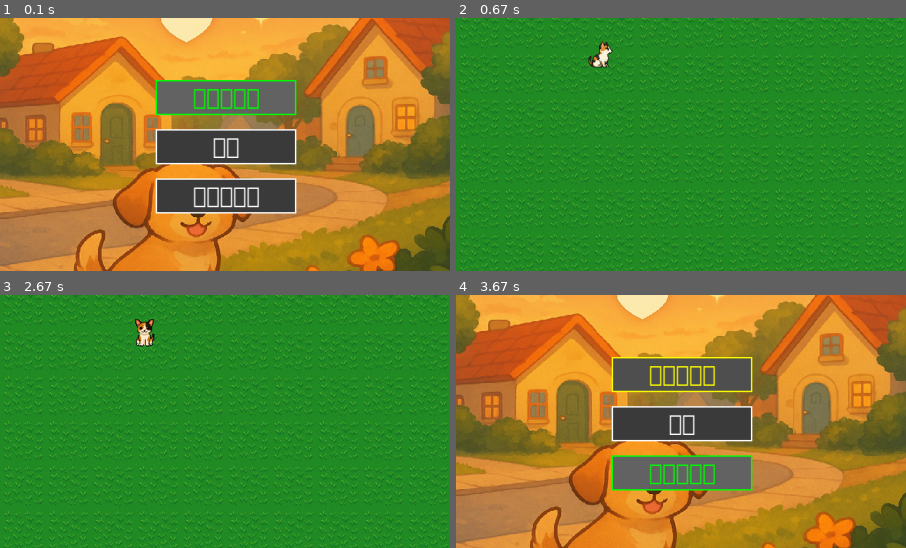
Above: before the commit, frames 1-4 (two rows, left to right).
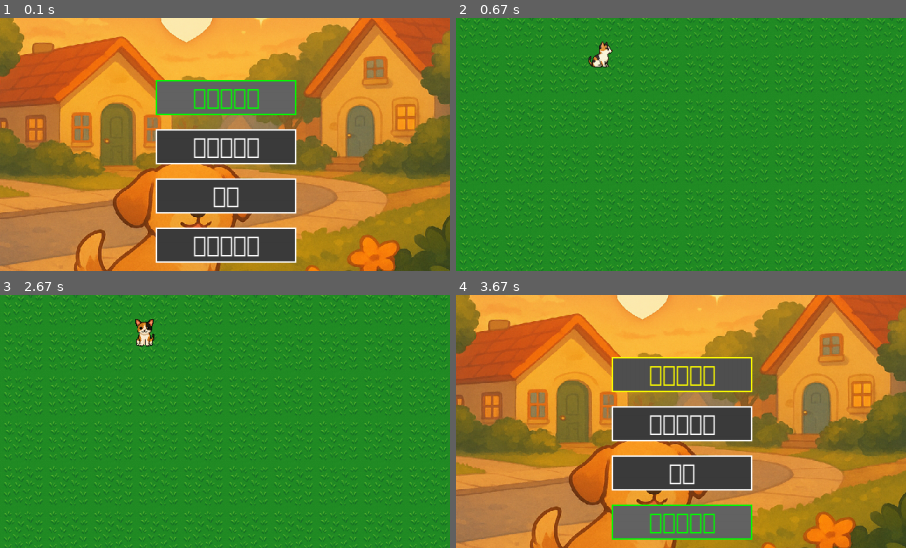
Above: after the commit, the same moments.

Repository: yuichi1000/mystery-pet-rescue
Game: pygame game, started from main.py
Two runs of this game, one before a commit and one after it. Both use one fixed random seed, a clock stepped at 60 frames per second and the inputs below.
Inputs (mouse positions are % of the whole screen's width and height, from its top left):
- Up to frame 1 (0.1 s): no input
- Up to frame 2 (0.67 s): click "ゲーム開始" at 0.38 s
- Up to frame 3 (2.67 s): hold S 0.67-1.13 s; move the mouse to (48, 62) at 0.7 s; hold A 1.17-1.57 s; hold W 1.6-1.97 s; tap 6 at 1.75 s; hold D 2-2.63 s; tap T at 2.15 s
- Up to frame 4 (3.67 s): hold S 2.67-3.03 s; hold Esc 3.07-3.53 s; hold A 3.07-3.53 s; tap 6 at 3.22 s; hold Up from 3.57 s (still down)
The pictures show only the part of the screen within x 25-75%, y 38-88%; the shares and areas given below are measured in that part.

The runs differ from the first frame. In frame 1, 5.8% of the frame differs, in the area x 34-66%, y 47-97%; in frame 2, nothing differs; in frame 3, nothing differs; in frame 4, 9.5%.

Commit message:
ペット図鑑システム復元とUI修正
- メニューにペット図鑑ボタンを追加
- PetCollectionシステムをゲームに統合
- PetInfoクラスの互換性問題を修正
- pygame_guiの依存関係問題を解決
- ペット図鑑UIをデモと同じシンプル表示に変更
- 既存部品を使用する正しい設計に修正

Diff:
--- a/src/core/game_flow.py
+++ b/src/core/game_flow.py
@@ -80,6 +80,11 @@
                 self.game_result = self._collect_game_result(game_scene)
             self.scenes["result"] = ResultScene(self.screen, self.game_result)
 
+        elif scene_name == "pet_collection":
+            # ペット図鑑シーン（デモで動作していた機能）
+            from src.scenes.pet_collection_scene import PetCollectionScene
+            self.scenes["pet_collection"] = PetCollectionScene(self.screen)
+
         elif scene_name == "menu":
             # メニューシーンは既に作成済み
             pass
--- a/src/entities/player.py
+++ b/src/entities/player.py
@@ -107,37 +107,47 @@
             keys_pressed: pygame.key.get_pressed()の戻り値
         """
         """
-        入力処理 - Phase 1: 基本移動のみ
+        入力処理 - デモと同じ機能を全て実装
 
         Args:
             keys_pressed: pygame.key.get_pressed()の戻り値
         """
-        # Phase 1: 基本移動のみ実装
+        # 移動入力をリセット
         self.velocity_x = 0
         self.velocity_y = 0
         self.is_moving = False
 
-        # 基本速度（走行は後のPhaseで実装）
-        speed = self.stats.speed
-
-        # 4方向移動（最小限の実装）
-        if keys_pressed[pygame.K_a]:
+        # 走行判定（デモと同じ）
+        self.is_running = keys_pressed[pygame.K_LSHIFT] and self.stats.stamina > 0
+
+        # 移動速度決定（デモと同じ）
+        speed = self.stats.run_speed if self.is_running else self.stats.speed
+
+        # WASD + 矢印キー対応（デモと同じ）
+        if keys_pressed[pygame.K_a] or keys_pressed[pygame.K_LEFT]:
             self.velocity_x = -speed
             self.direction = Direction.LEFT
             self.is_moving = True
-        elif keys_pressed[pygame.K_d]:
+
+        if keys_pressed[pygame.K_d] or keys_pressed[pygame.K_RIGHT]:
             self.velocity_x = speed
             self.direction = Direction.RIGHT
             self.is_moving = True
 
-        if keys_pressed[pygame.K_w]:
+        if keys_pressed[pygame.K_w] or keys_pressed[pygame.K_UP]:
             self.velocity_y = -speed
             self.direction = Direction.UP
             self.is_moving = True
-        elif keys_pressed[pygame.K_s]:
+
+        if keys_pressed[pygame.K_s] or keys_pressed[pygame.K_DOWN]:
             self.velocity_y = speed
             self.direction = Direction.DOWN
             self.is_moving = True
+
+        # 斜め移動の速度調整（デモと同じ）
+        if self.velocity_x != 0 and self.velocity_y != 0:
+            self.velocity_x *= 0.707  # 1/√2
+            self.velocity_y *= 0.707
 
         # 斜め移動の速度調整
         if self.velocity_x != 0 and self.velocity_y != 0:
--- a/src/scenes/game.py
+++ b/src/scenes/game.py
@@ -11,8 +11,10 @@
 from src.entities.pet import Pet, PetData, PetType
 from src.systems.puzzle_system import PuzzleSystem
 from src.systems.map_system import MapSystem
+from src.systems.pet_collection import PetCollection
 from src.ui.game_ui import GameUI, NotificationType, QuickSlotItem
 from src.ui.puzzle_ui import PuzzleUI
+from src.ui.pet_collection_ui import PetCollectionUI
 from src.utils.asset_manager import get_asset_manager
 from src.utils.font_manager import get_font_manager
 
@@ -59,6 +61,11 @@
         self.puzzle_system = PuzzleSystem()
         self.puzzle_ui = PuzzleUI(self.screen, self.puzzle_system)
         self.current_puzzle = None
+
+        # ペット図鑑システム初期化（デモで動作していた機能）
+        self.pet_collection = PetCollection()
+        self.pet_collection_ui = PetCollectionUI(self.screen)
+        self.show_pet_collection = False
 
         # UI初期化
         self.game_ui = GameUI(self.screen)
@@ -156,6 +163,15 @@
                     self.game_ui.add_notification("ゲーム一時停止", NotificationType.INFO)
                 else:
                     self.game_ui.add_notification("ゲーム再開", NotificationType.INFO)
+
+            elif event.key == pygame.K_c:
+                # ペット図鑑表示切り替え（デモと同じ）
+                if self.show_pet_collection:
+                    self.pet_collection_ui.hide()
+                    self.show_pet_collection = False
+                else:
+                    self.pet_collection_ui.show()
+                    self.show_pet_collection = True
 
         elif event.type == pygame.USEREVENT + 1:
             # ゲーム完了タイマー
@@ -247,6 +263,10 @@
         }
         self.game_ui.draw(player_stats, [], (self.player.x, self.player.y))
 
+        # ペット図鑑描画（既存のUIクラスを使用）
+        if self.show_pet_collection:
+            self.pet_collection_ui.draw(self.pet_collection.get_collected_pets())
+
         # ポーズ表示
         if self.paused:
             self._draw_pause_overlay(surface)
@@ -296,6 +316,8 @@
             # ペットを救出リストに追加
             if pet.data.pet_id not in self.pets_rescued:
                 self.pets_rescued.append(pet.data.pet_id)
+                # ペット図鑑に追加（デモで動作していた機能）
+                self.pet_collection.add_pet(pet.data)
                 self.game_ui.add_notification("ペットを救出しました！", NotificationType.SUCCESS)
         self.game_ui.add_notification(f"{pet.data.name}を見つけました！", NotificationType.INFO)
 
@@ -305,6 +327,11 @@
             pet_id = self.current_puzzle.get('pet_id')
             if pet_id:
                 self.pets_rescued.append(pet_id)
+                # ペット図鑑に追加（デモで動作していた機能）
+                for pet in self.pets:
+                    if pet.data.pet_id == pet_id:
+                        self.pet_collection.add_pet(pet.data)
+                        break
                 self.game_ui.add_notification("ペットを救出しました！", NotificationType.SUCCESS)
 
                 # フローマネージャーに通知
--- a/src/scenes/menu.py
+++ b/src/scenes/menu.py
@@ -80,6 +80,7 @@
         # メニューアイテムを作成
         menu_data = [
             ("ゲーム開始", "game"),
+            ("ペット図鑑", "pet_collection"),  # デモで動作していた機能
             ("設定", "settings"),
             ("ゲーム終了", "quit")
         ]
--- a/src/scenes/pet_collection_scene.py
+++ b/src/scenes/pet_collection_scene.py
@@ -58,4 +58,4 @@
 
         # UIを描画
         self.ui_manager.draw_ui(surface)
-        self.pet_collection_ui.draw(surface)
+        self.pet_collection_ui.draw([])
--- a/src/systems/pet_collection.py
+++ b/src/systems/pet_collection.py
@@ -23,14 +23,28 @@
     id: str
     name: str
     species: str
-    breed: str
-    description: str
-    characteristics: List[str]
-    rarity: str
-    sprites: Dict[str, str]  # 方向別スプライトパス
-    found_locations: List[str]
-    rescue_difficulty: int
-    rescue_hints: List[str]
+    breed: str = ""
+    description: str = ""
+    characteristics: List[str] = None
+    rarity: str = "common"
+    sprites: Dict[str, str] = None  # 方向別スプライトパス
+    found_locations: List[str] = None
+    rescue_difficulty: int = 1
+    rescue_hints: List[str] = None
+    image_path: str = ""  # データベースの image_path に対応
+    habitat: str = ""
+    personality: str = ""
+    favorite_food: str = ""
+
+    def __post_init__(self):
+        if self.characteristics is None:
+            self.characteristics = []
+        if self.sprites is None:
+            self.sprites = {}
+        if self.found_locations is None:
+            self.found_locations = []
+        if self.rescue_hints is None:
+            self.rescue_hints = []
 
 @dataclass
 class PetRescueRecord:
--- a/src/ui/inventory_ui.py
+++ b/src/ui/inventory_ui.py
@@ -85,7 +85,6 @@
         self.container = pygame_gui.elements.UIPanel(
             relative_rect=pygame.Rect(self.panel_x, self.panel_y,
                                     self.panel_width, self.panel_height),
-            starting_layer_height=10,
             manager=self.ui_manager
         )
 
--- a/src/ui/pet_collection_ui.py
+++ b/src/ui/pet_collection_ui.py
@@ -1,328 +1,60 @@
 """
-ペット図鑑UI
-図鑑の表示、検索、フィルター機能を提供
+ペット図鑑UI - デモと同じシンプル表示
 """
 
 import pygame
-import pygame_gui
-from typing import List, Optional, Dict, Any
-from enum import Enum
-
-from src.systems.pet_collection import PetCollection, PetInfo, PetRescueRecord
-from src.ui.pet_detail_ui import PetDetailUI
-
-class FilterType(Enum):
-    """フィルタータイプ"""
-    ALL = "all"
-    RESCUED = "rescued"
-    UNRESCUED = "unrescued"
-    SPECIES = "species"
-    RARITY = "rarity"
+from typing import List, Optional
+from src.utils.font_manager import get_font_manager
 
 class PetCollectionUI:
-    """ペット図鑑UIクラス"""
+    """デモと同じシンプルなペット図鑑UI"""
 
-    def __init__(self, screen: pygame.Surface, ui_manager: pygame_gui.UIManager):
+    def __init__(self, screen: pygame.Surface, ui_manager=None):
         self.screen = screen
-        self.ui_manager = ui_manager
-        self.pet_collection = PetCollection()
-        self.pet_detail_ui = PetDetailUI(screen, ui_manager)
+        self.font_manager = get_font_manager()
+        self.font = self.font_manager.get_font("default", 24)
+        self.visible = False
 
-        # UI要素
-        self.container = None
-        self.search_entry = None
-        self.filter_dropdown = None
-        self.species_dropdown = None
-        self.rarity_dropdown = None
-        self.pet_list = None
-        self.stats_label = None
-        self.close_button = None
-
-        # 状態管理
-        self.is_visible = False
-        self.current_filter = FilterType.ALL
-        self.current_pets: List[PetInfo] = []
-        self.selected_pet_id: Optional[str] = None
-
-        self._create_ui()
-        self._update_pet_list()
-
-    def _create_ui(self) -> None:
-        """UI要素を作成"""
-        screen_width, screen_height = self.screen.get_size()
-
-        # メインコンテナ
-        self.container = pygame_gui.elements.UIPanel(
-            relative_rect=pygame.Rect(50, 50, screen_width - 100, screen_height - 100),
-            starting_layer_height=10,
-            manager=self.ui_manager
-        )
-
-        # タイトル
-        pygame_gui.elements.UILabel(
-            relative_rect=pygame.Rect(20, 10, 200, 30),
-            text='ペット図鑑',
-            manager=self.ui_manager,
-            container=self.container
-        )
-
-        # 閉じるボタン
-        self.close_button = pygame_gui.elements.UIButton(
-            relative_rect=pygame.Rect(-80, 10, 60, 30),
-            text='閉じる',
-            manager=self.ui_manager,
-            container=self.container,
-            anchors={'right': 'right'}
-        )
-
-        # 検索ボックス
-        pygame_gui.elements.UILabel(
-            relative_rect=pygame.Rect(20, 50, 60, 25),
-            text='検索:',
-            manager=self.ui_manager,
-            container=self.container
-        )
-
-        self.search_entry = pygame_gui.elements.UITextEntryLine(
-            relative_rect=pygame.Rect(80, 50, 200, 25),
-            manager=self.ui_manager,
-            container=self.container
-        )
-
-        # フィルタードロップダウン
-        pygame_gui.elements.UILabel(
-            relative_rect=pygame.Rect(300, 50, 60, 25),
-            text='フィルター:',
-            manager=self.ui_manager,
-            container=self.container
-        )
-
-        self.filter_dropdown = pygame_gui.elements.UIDropDownMenu(
-            relative_rect=pygame.Rect(370, 50, 120, 25),
-            options_list=['すべて', '救助済み', '未救助', '種類別', 'レア度別'],
-            starting_option='すべて',
-            manager=self.ui_manager,
-            container=self.container
-        )
-
-        # 種類別フィルター（初期は非表示）
-        self.species_dropdown = pygame_gui.elements.UIDropDownMenu(
-            relative_rect=pygame.Rect(500, 50, 100, 25),
-            options_list=['犬', '猫', 'うさぎ', '鳥'],
-            starting_option='犬',
-            manager=self.ui_manager,
-            container=self.container,
-            visible=False
-        )
-
-        # レア度別フィルター（初期は非表示）
-        self.rarity_dropdown = pygame_gui.elements.UIDropDownMenu(
-            relative_rect=pygame.Rect(500, 50, 100, 25),
-            options_list=['コモン', 'アンコモン', 'レア', 'レジェンダリー'],
-            starting_option='コモン',
-            manager=self.ui_manager,
-            container=self.container,
-            visible=False
-        )
-
-        # 統計情報
-        self.stats_label = pygame_gui.elements.UILabel(
-            relative_rect=pygame.Rect(20, 85, 400, 25),
-            text='',
-            manager=self.ui_manager,
-            container=self.container
-        )
-
-        # ペットリスト
-        self.pet_list = pygame_gui.elements.UISelectionList(
-            relative_rect=pygame.Rect(20, 120, -40, -40),
-            item_list=[],
-            manager=self.ui_manager,
-            container=self.container,
-            anchors={'right': 'right', 'bottom': 'bottom'}
-        )
-
-        # 初期状態では非表示
-        self.container.visible = False
-
-    def _update_pet_list(self) -> None:
-        """ペットリストを更新"""
-        # 現在のフィルターに基づいてペットを取得
-        if self.current_filter == FilterType.ALL:
-            self.current_pets = self.pet_collection.get_all_pets()
-        elif self.current_filter == FilterType.RESCUED:
-            self.current_pets = self.pet_collection.get_rescued_pets()
-        elif self.current_filter == FilterType.UNRESCUED:
-            self.current_pets = self.pet_collection.get_unrescued_pets()
-
-        # 検索クエリがある場合はさらにフィルター
-        if self.search_entry and self.search_entry.get_text().strip():
-            query = self.search_entry.get_text().strip()
-            self.current_pets = [pet for pet in self.current_pets
-                               if query.lower() in pet.name.lower() or
-                                  query.lower() in pet.species.lower() or
-                                  query.lower() in pet.breed.lower()]
-
-        # リスト項目を作成
-        list_items = []
-        for pet in self.current_pets:
-            rescued_status = "✓" if self.pet_collection.is_pet_rescued(pet.id) else "✗"
-            rarity_info = self.pet_collection.get_rarity_info(pet.rarity)
-
-            item_text = f"{rescued_status} {pet.name} ({pet.species}) - {rarity_info['name']}"
-            list_items.append(item_text)
-
-        # リストを更新
-        if self.pet_list:
-            self.pet_list.set_item_list(list_items)
-
-        # 統計情報を更新
-        self._update_stats()
-
-    def _update_stats(self) -> None:
-        """統計情報を更新"""
-        stats = self.pet_collection.get_collection_stats()
-        stats_text = (f"図鑑完成度: {stats['rescued_pets']}/{stats['total_pets']} "
-                     f"({stats['completion_rate']:.1f}%)")
-
-        if self.stats_label:
-            self.stats_label.set_text(stats_text)
-
-    def _handle_filter_change(self, selected_option: str) -> None:
-        """フィルター変更を処理"""
-        # 追加フィルターを非表示
-        if self.species_dropdown:
-            self.species_dropdown.visible = False
-        if self.rarity_dropdown:
-            self.rarity_dropdown.visible = False
-
-        if selected_option == 'すべて':
-            self.current_filter = FilterType.ALL
-        elif selected_option == '救助済み':
-            self.current_filter = FilterType.RESCUED
-        elif selected_option == '未救助':
-            self.current_filter = FilterType.UNRESCUED
-        elif selected_option == '種類別':
-            self.current_filter = FilterType.SPECIES
-            if self.species_dropdown:
-                self.species_dropdown.visible = True
-        elif selected_option == 'レア度別':
-            self.current_filter = FilterType.RARITY
-            if self.rarity_dropdown:
-                self.rarity_dropdown.visible = True
-
-        self._apply_current_filter()
-
-    def _apply_current_filter(self) -> None:
-        """現在のフィルターを適用"""
-        if self.current_filter == FilterType.SPECIES and self.species_dropdown:
-            species_map = {'犬': '犬', '猫': '猫', 'うさぎ': 'うさぎ', '鳥': '鳥'}
-            selected_species = species_map.get(self.species_dropdown.selected_option, '犬')
-            self.current_pets = self.pet_collection.filter_pets_by_species(selected_species)
-        elif self.current_filter == FilterType.RARITY and self.rarity_dropdown:
-            rarity_map = {
-                'コモン': 'common',
-                'アンコモン': 'uncommon',
-                'レア': 'rare',
-                'レジェンダリー': 'legendary'
-            }
-            selected_rarity = rarity_map.get(self.rarity_dropdown.selected_option, 'common')
-            self.current_pets = self.pet_collection.filter_pets_by_rarity(selected_rarity)
-        else:
-            self._update_pet_list()
+    def draw(self, collected_pets: List):
+        """デモと同じシンプルな表示"""
+        if not self.visible:
             return
 
-        # 検索クエリがある場合はさらにフィルター
-        if self.search_entry and self.search_entry.get_text().strip():
-            query = self.search_entry.get_text().strip()
-            self.current_pets = [pet for pet in self.current_pets
-                               if query.lower() in pet.name.lower() or
-                                  query.lower() in pet.species.lower() or
-                                  query.lower() in pet.breed.lower()]
+        # 背景オーバーレイ
+        overlay = pygame.Surface((self.screen.get_width(), self.screen.get_height()))
+        overlay.set_alpha(150)
+        overlay.fill((0, 0, 0))
+        self.screen.blit(overlay, (0, 0))
 
-        # リスト項目を作成
-        list_items = []
-        for pet in self.current_pets:
-            rescued_status = "✓" if self.pet_collection.is_pet_rescued(pet.id) else "✗"
-            rarity_info = self.pet_collection.get_rarity_info(pet.rarity)
+        # デモと同じ表示: "Pets Found: X/Y"
+        found_count = len(collected_pets)
+        total_count = 4  # デモでは4匹固定
 
-            item_text = f"{rescued_status} {pet.name} ({pet.species}) - {rarity_info['name']}"
-            list_items.append(item_text)
+        status_text = self.font.render(f"Pets Found: {found_count}/{total_count}", True, (255, 255, 0))
+        text_rect = status_text.get_rect(center=(self.screen.get_width() // 2, self.screen.get_height() // 2))
+        self.screen.blit(status_text, text_rect)
 
-        # リストを更新
-        if self.pet_list:
-            self.pet_list.set_item_list(list_items)
+        # 操作説明
+        help_text = self.font.render("Press C to close", True, (255, 255, 255))
+        help_rect = help_text.get_rect(center=(self.screen.get_width() // 2, self.screen.get_height() // 2 + 50))
+        self.screen.blit(help_text, help_rect)
 
-        # 統計情報を更新
-        self._update_stats()
+    def show(self):
+        """図鑑を表示"""
+        self.visible = True
 
-    def show(self) -> None:
-        """図鑑を表示"""
-        self.is_visible = True
-        if self.container:
-            self.container.visible = True
-        self._update_pet_list()
+    def hide(self):
+        """図鑑を非表示"""
+        self.visible = False
 
-    def hide(self) -> None:
-        """図鑑を非表示"""
-        self.is_visible = False
-        if self.container:
-            self.container.visible = False
-        self.pet_detail_ui.hide()
+    def toggle(self):
+        """表示切り替え"""
+        self.visible = not self.visible
 
-    def handle_event(self, event: pygame.event.Event) -> bool:
-        """イベントを処理"""
-        if not self.is_visible:
-            return False
+    def update(self, dt: float):
+        """更新処理（デモでは不要）"""
+        pass
 
-        # 詳細画面が表示中の場合は詳細画面にイベントを渡す
-        if self.pet_detail_ui.is_visible:
-            if self.pet_detail_ui.handle_event(event):
-                return True
-
-        if event.type == pygame_gui.UI_BUTTON_PRESSED:
-            if event.ui_element == self.close_button:
-                self.hide()
-                return True
-
-        elif event.type == pygame_gui.UI_DROP_DOWN_MENU_CHANGED:
-            if event.ui_element == self.filter_dropdown:
-                self._handle_filter_change(event.text)
-                return True
-            elif event.ui_element == self.species_dropdown:
-                self._apply_current_filter()
-                return True
-            elif event.ui_element == self.rarity_dropdown:
-                self._apply_current_filter()
-                return True
-
-        elif event.type == pygame_gui.UI_TEXT_ENTRY_CHANGED:
-            if event.ui_element == self.search_entry:
-                self._update_pet_list()
-                return True
-
-        elif event.type == pygame_gui.UI_SELECTION_LIST_NEW_SELECTION:
-            if event.ui_element == self.pet_list:
-                # 選択されたペットの詳細を表示
-                selected_index = self.pet_list.get_single_selection()
-                if selected_index is not None and selected_index < len(self.current_pets):
-                    selected_pet = self.current_pets[selected_index]
-                    self.selected_pet_id = selected_pet.id
-                    self.pet_detail_ui.show_pet_detail(selected_pet.id)
-                return True
-
-        return False
-
-    def update(self, time_delta: float) -> None:
-        """UIを更新"""
-        if self.is_visible:
-            # 詳細画面も更新
-            if self.pet_detail_ui.is_visible:
-                self.pet_detail_ui.update(time_delta)
-
-    def draw(self, surface: pygame.Surface) -> None:
-        """UIを描画"""
-        if self.is_visible:
-            # 詳細画面も描画
-            if self.pet_detail_ui.is_visible:
-                self.pet_detail_ui.draw(surface)
+    def handle_event(self, event: pygame.event.Event):
+        """イベント処理（デモでは不要）"""
+        pass
--- a/src/ui/pet_detail_ui.py
+++ b/src/ui/pet_detail_ui.py
@@ -50,7 +50,6 @@
 
         self.container = pygame_gui.elements.UIPanel(
             relative_rect=pygame.Rect(container_x, container_y, container_width, container_height),
-            starting_layer_height=20,
             manager=self.ui_manager
         )
 
@@ -66,7 +65,6 @@
         # ペット画像エリア（左側）
         self.pet_image = pygame_gui.elements.UIPanel(
             relative_rect=pygame.Rect(20, 50, 150, 150),
-            starting_layer_height=1,
             manager=self.ui_manager,
             container=self.container
         )
